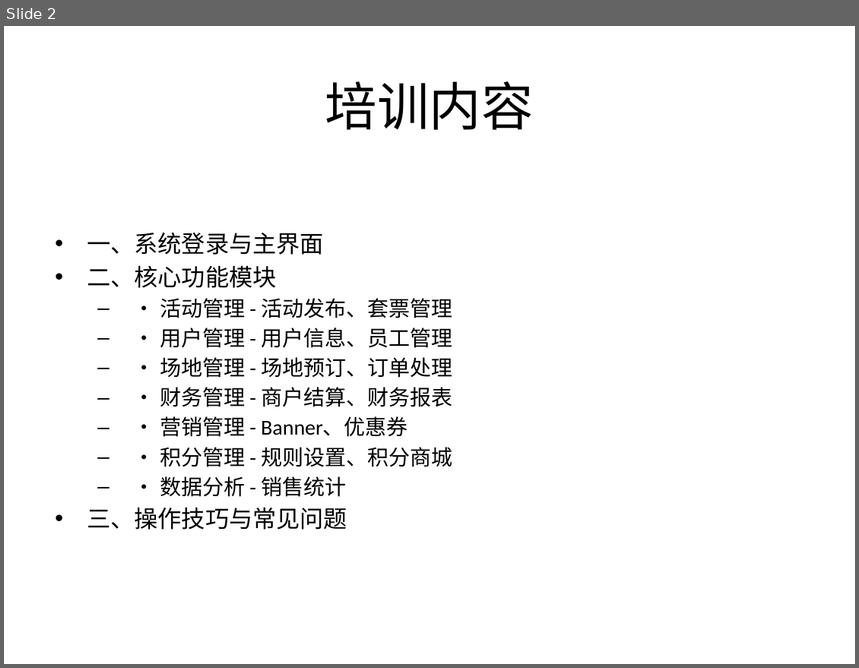
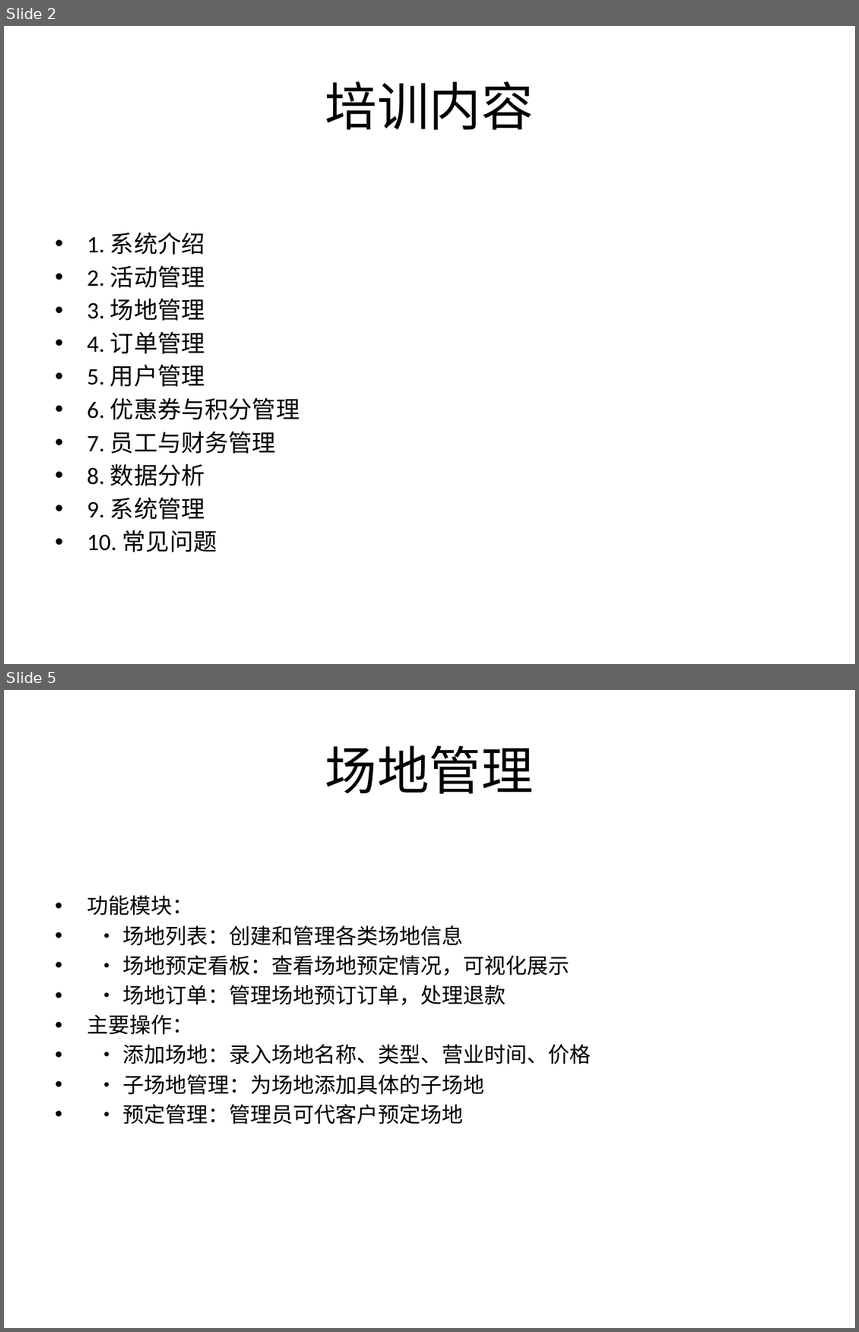
Before and after one commit to ctrlaomao/bjstarfish, a slide deck: 非雪季系统培训PPT.pptx. Shown one above the other, each under a label of ours: slide 2 before the commit, slides 2 and 5 after it; the slides between them are not shown. The pictures are 859x668 and 859x1332 pixels, drawn with LibreOffice and Linux fonts; fonts in the diff are those of the drawing. Boxes give left, top, right and bottom in pixels: in the first picture for what was removed or moved away, otherwise in the second. Text is boxed around its words. In the diff, an @@ line names an element or a change of style, - is before the commit and + after.

```diff
--- a/非雪季系统培训PPT.pptx
+++ b/非雪季系统培训PPT.pptx
@@ slide 5 added at [4, 690, 855, 1328], background #FFFFFF @@
@@ title added at [325, 745, 534, 794], 44 pt, text #000000 @@
+场地管理
@@ text added at [87, 895, 591, 1125], 18 pt, text #000000 @@
+• 功能模块：
+• • 场地列表：创建和管理各类场地信息
+• • 场地预定看板：查看场地预定情况，可视化展示
+• • 场地订单：管理场地预订订单，处理退款
+• 主要操作：
+• • 添加场地：录入场地名称、类型、营业时间、价格
+• • 子场地管理：为场地添加具体的子场地
+• • 预定管理：管理员可代客户预定场地
@@ slide 2 changed as well @@
@@ text at [87, 233, 300, 553]: text changed; size 18 to 20 pt @@
-• 一、系统登录与主界面
-• 二、核心功能模块
-  – • 活动管理 - 活动发布、套票管理
-  – • 用户管理 - 用户信息、员工管理
-  – • 场地管理 - 场地预订、订单处理
-  – • 财务管理 - 商户结算、财务报表
-  – • 营销管理 - Banner、优惠券
-  – • 积分管理 - 规则设置、积分商城
-  – • 数据分析 - 销售统计
-• 三、操作技巧与常见问题
+• 1. 系统介绍
+• 2. 活动管理
+• 3. 场地管理
+• 4. 订单管理
+• 5. 用户管理
+• 6. 优惠券与积分管理
+• 7. 员工与财务管理
+• 8. 数据分析
+• 9. 系统管理
+• 10. 常见问题
```
Also in this commit, not shown: 3 other slides changed, 8 other slides added, 6 slides removed, 34 other files.
